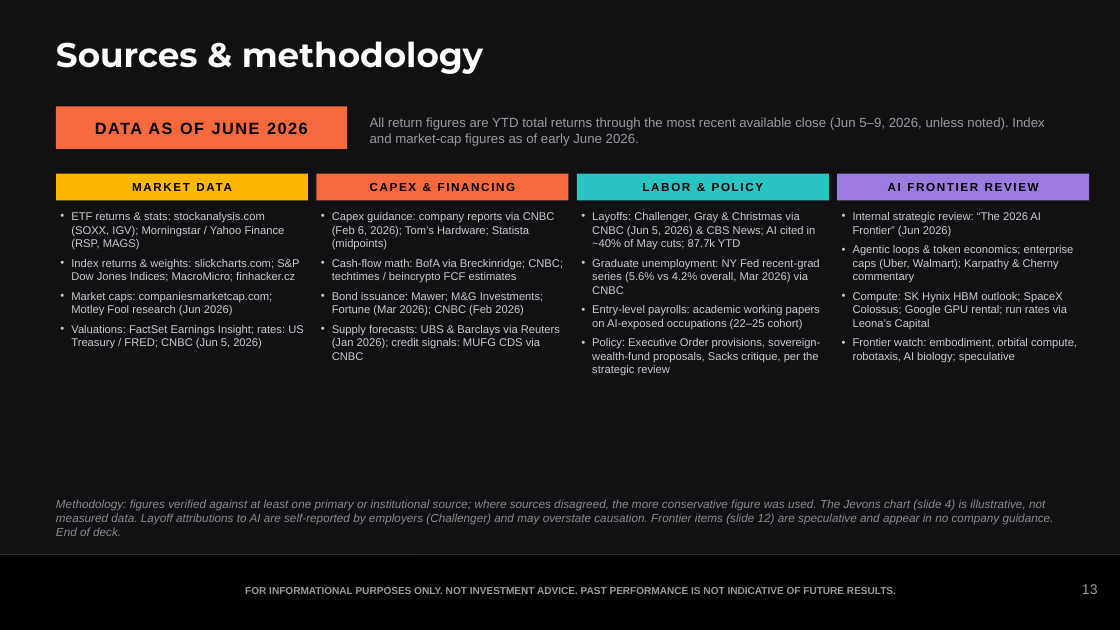
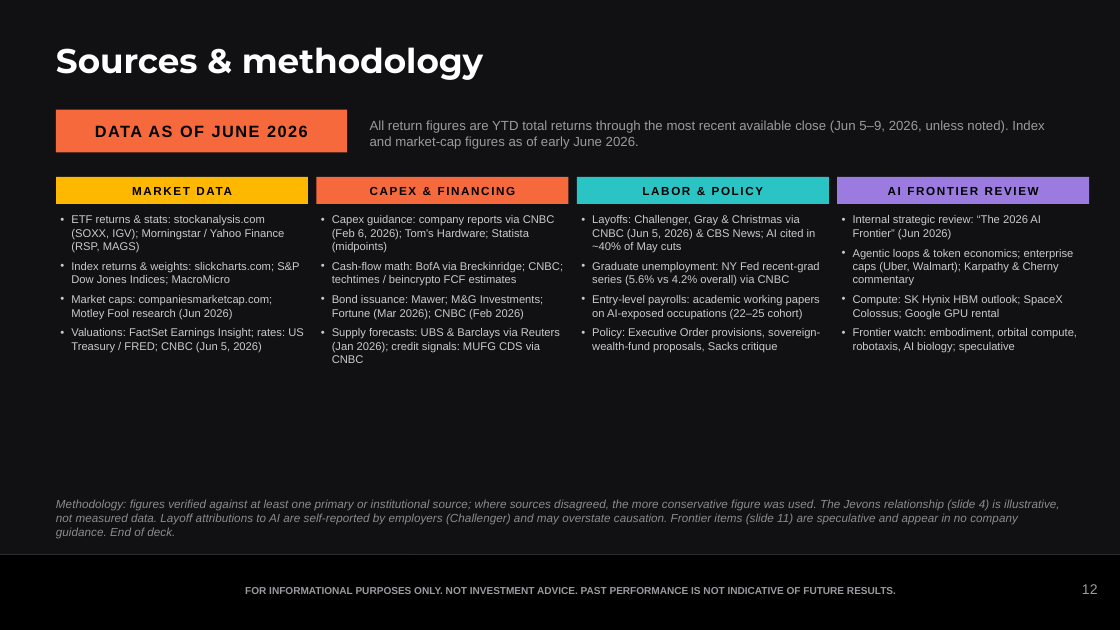
Before and after one commit to samuelcmcclellan-cell/ai-markets-deck, a slide deck: slide 12 of ai-markets-deck.pptx (slide 13 before the commit). Drawn at 1120x630 pixels with LibreOffice and Linux fonts; fonts in the diff are those of the drawing. Boxes give left, top, right and bottom in pixels: in the first picture for what was removed or moved away, otherwise in the second. Text is boxed around its words. In the diff, an @@ line names an element or a change of style, - is before the commit and + after.

```diff
--- a/ai-markets-deck.pptx
+++ b/ai-markets-deck.pptx
@@ text "Sources & methodology": place and size @@
-text "Sources & methodology" at [56, 41, 483, 74]
+text "Sources & methodology" at [56, 47, 483, 80]
@@ 5 rectangles, 4 texts: place and size @@
-5 rectangles, 4 texts at [56, 106, 1089, 200]
+5 rectangles, 4 texts at [56, 110, 1089, 204]
@@ text at [332, 215, 555, 253]: text changed @@
-• Capex guidance: company reports via CNBC (Feb 6, 2026); Tom’s Hardware; Statista (midpoints)
+• Capex guidance: company reports via CNBC (Feb 6, 2026); Tom's Hardware; Statista (midpoints)
@@ text at [592, 215, 819, 285]: text changed @@
-• Layoffs: Challenger, Gray & Christmas via CNBC (Jun 5, 2026) & CBS News; AI cited in ~40% of May cuts; 87.7k YTD
-• Graduate unemployment: NY Fed recent-grad series (5.6% vs 4.2% overall, Mar 2026) via CNBC
+• Layoffs: Challenger, Gray & Christmas via CNBC (Jun 5, 2026) & CBS News; AI cited in ~40% of May cuts
+• Graduate unemployment: NY Fed recent-grad series (5.6% vs 4.2% overall) via CNBC
@@ text at [71, 262, 299, 285]: text changed @@
-• Index returns & weights: slickcharts.com; S&P Dow Jones Indices; MacroMicro; finhacker.cz
+• Index returns & weights: slickcharts.com; S&P Dow Jones Indices; MacroMicro
@@ text at [853, 295, 1063, 319]: text changed @@
-• Compute: SK Hynix HBM outlook; SpaceX Colossus; Google GPU rental; run rates via Leona’s Capital
+• Compute: SK Hynix HBM outlook; SpaceX Colossus; Google GPU rental
@@ text at [592, 328, 820, 352]: text changed @@
-• Policy: Executive Order provisions, sovereign-wealth-fund proposals, Sacks critique, per the strategic review
+• Policy: Executive Order provisions, sovereign-wealth-fund proposals, Sacks critique
@@ text at [56, 499, 1059, 539]: text changed @@
-Methodology: figures verified against at least one primary or institutional source; where sources disagreed, the more conservative figure was used. The Jevons chart (slide 4) is illustrative, not measured data. Layoff attributions to AI are self-reported by employers (Challenger) and may overstate causation. Frontier items (slide 12) are speculative and appear in no company guidance. End of deck.
+Methodology: figures verified against at least one primary or institutional source; where sources disagreed, the more conservative figure was used. The Jevons relationship (slide 4) is illustrative, not measured data. Layoff attributions to AI are self-reported by employers (Challenger) and may overstate causation. Frontier items (slide 11) are speculative and appear in no company guidance. End of deck.
@@ text at [1082, 584, 1098, 594]: text changed @@
-13
+12
```
Also in this commit, not shown: 9 other slides changed, 2 slides added, 3 slides removed, 3 other files.
